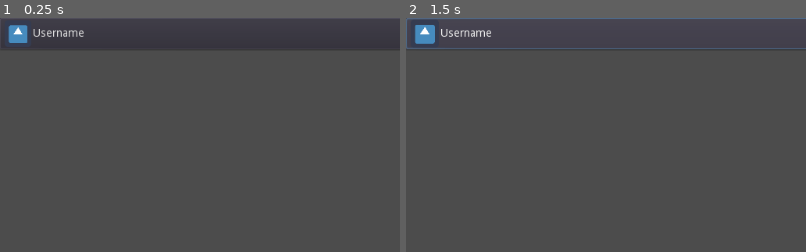
Above: before the commit, frames 1-2 (left to right).
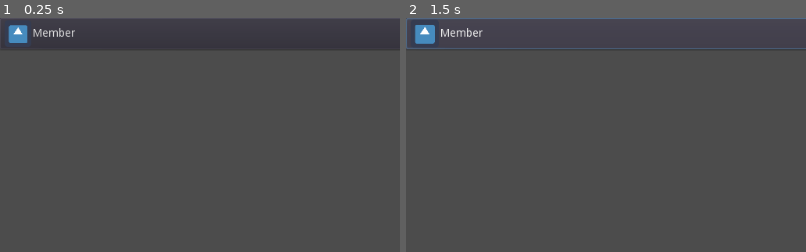
Above: after the commit, the same moments.

Repository: INdIEDeV016/Nichi-Discord-Bot
Game: Godot game, scene res://Scenes/Server/member_button.tscn
Two runs of this game, one before a commit and one after it. Both use one fixed random seed, a clock stepped at 60 frames per second and the inputs below. This scene is started directly instead of the project's main scene. The engine's default icon, where the game draws it, is replaced by a stand-in: a white triangle on a blue panel in a dark square.
Inputs (mouse positions are % of the whole screen's width and height, from its top left):
- Up to frame 1 (0.25 s): no input
- Up to frame 2 (1.5 s): click (50, 3) at 0.5 s, where only the run before the commit has a clickable "Username"; click (50, 3) at 1.25 s, where only the run after the commit has a clickable "Member"
The pictures show only the part of the screen within x 0-50%, y 0-50%; the shares and areas given below are measured in that part.

The runs differ from the first frame. In frame 1, 0.2% of the frame differs, in the area x 8-21%, y 4-9%; in frame 2, 0.2%, in the area x 8-22%, y 4-9%.

Commit message:
Update member_button.gd
Oops!

Diff:
--- a/Scenes/Server/member_button.gd
+++ b/Scenes/Server/member_button.gd
@@ -2,4 +2,4 @@
 
 
 func _ready() -> void:
-	name = text
+	text = name
